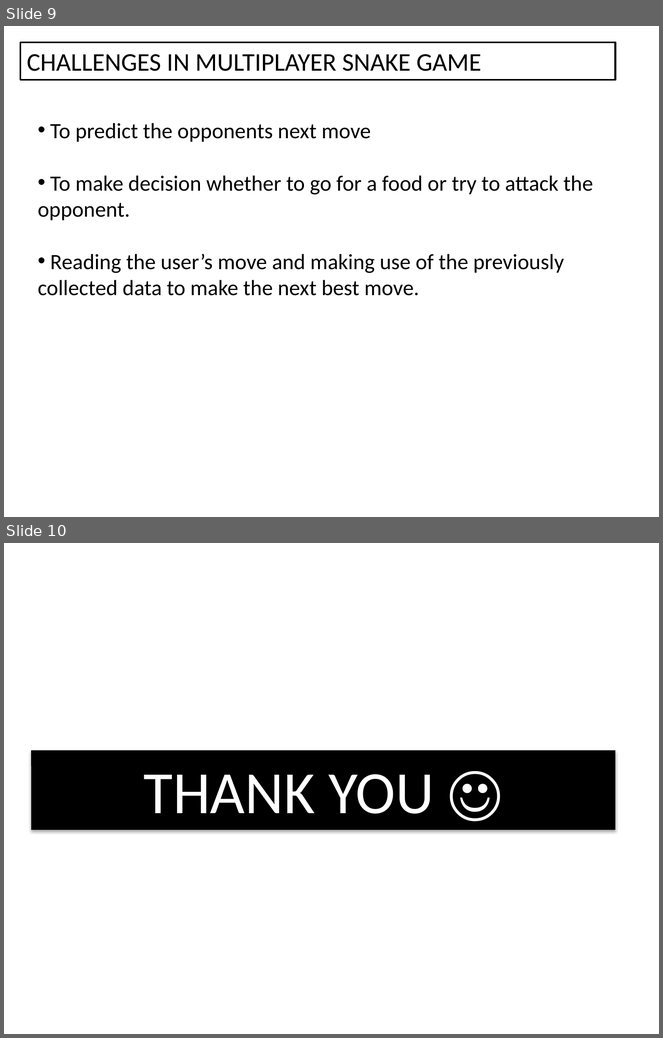
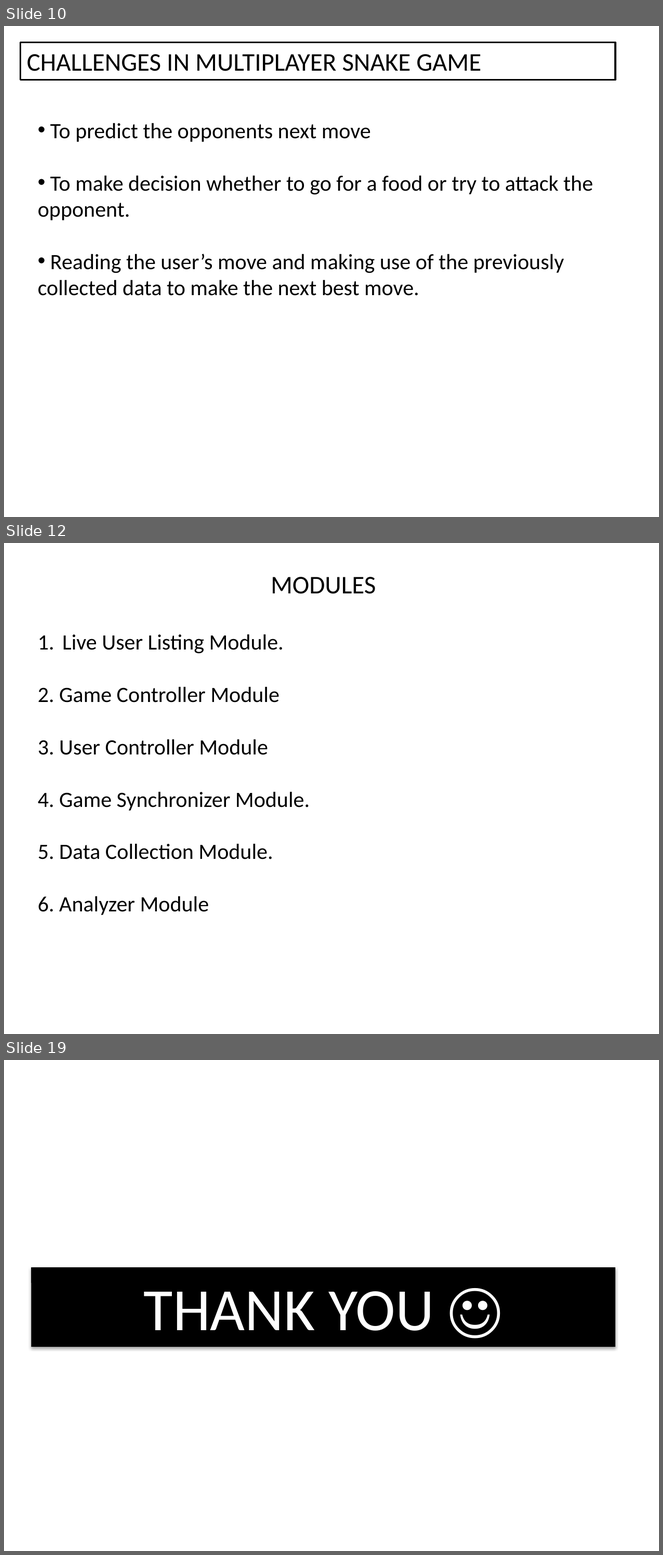
Before and after one commit to Greeny6092/Mini-Project-sem7-, a slide deck: presentation/AI BASED MULTIPLAYER SNAKE GAME(mini project).pptx. Shown one above the other, each under a label of ours: slides 9 and 10 before the commit, slides 10, 12 and 19 after it; the slides between them are not shown. The pictures are 663x1038 and 663x1555 pixels, drawn with LibreOffice and Linux fonts; fonts in the diff are those of the drawing. Boxes give left, top, right and bottom in pixels: in the first picture for what was removed or moved away, otherwise in the second. Text is boxed around its words. In the diff, an @@ line names an element or a change of style, - is before the commit and + after.

```diff
--- a/presentation/AI BASED MULTIPLAYER SNAKE GAME(mini project).pptx
+++ b/presentation/AI BASED MULTIPLAYER SNAKE GAME(mini project).pptx
@@ slide 12 added at (x1=4, y1=543, x2=659, y2=1034), background #FFFFFF @@
@@ text added at (x1=271, y1=577, x2=376, y2=594), 28 pt, text #000000 @@
+MODULES
@@ text added at (x1=38, y1=634, x2=310, y2=915), 24 pt, text #000000 @@
+1. Live User Listing Module.
+2. Game Controller Module
+3. User Controller Module
+4. Game Synchronizer Module.
+5. Data Collection Module.
+6. Analyzer Module
@@ what was slide 9 is now slide 10 @@
@@ what was slide 10 is now slide 19 @@
```
Also in this commit, not shown: 8 other slides added, 4 other files.
